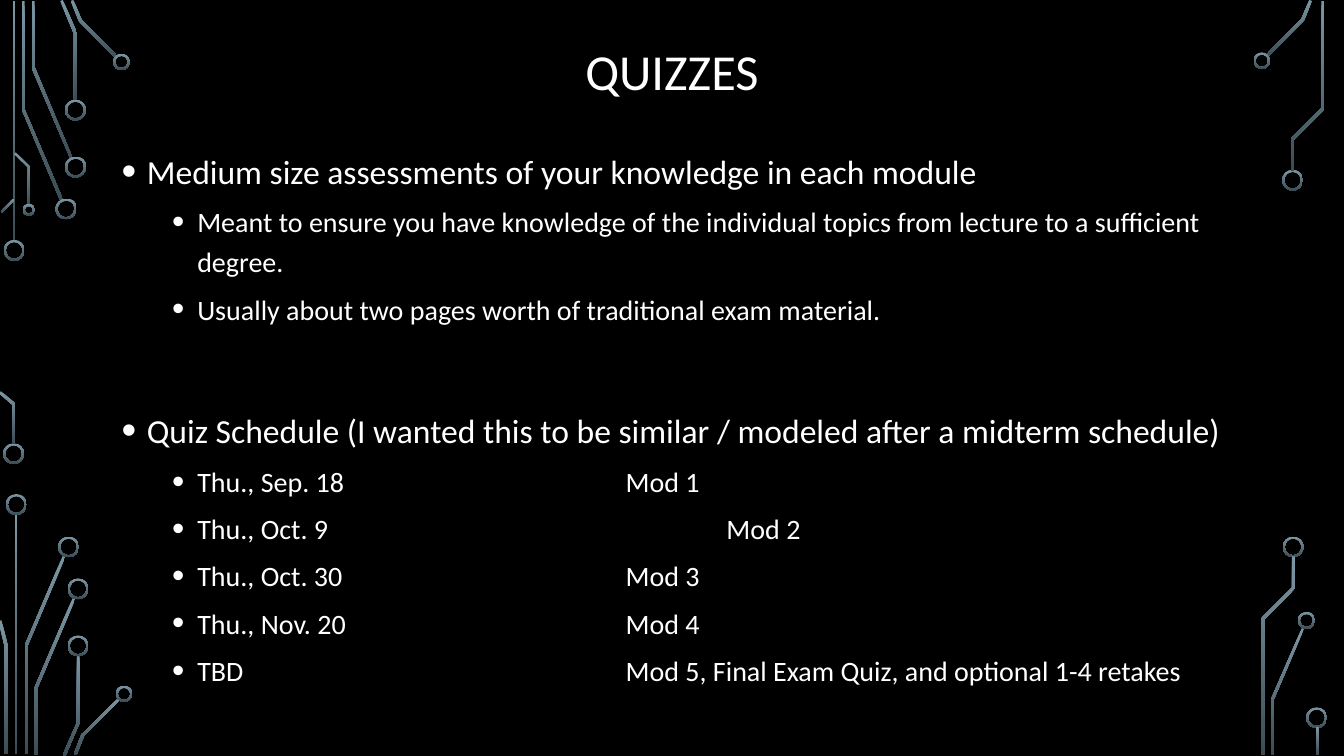
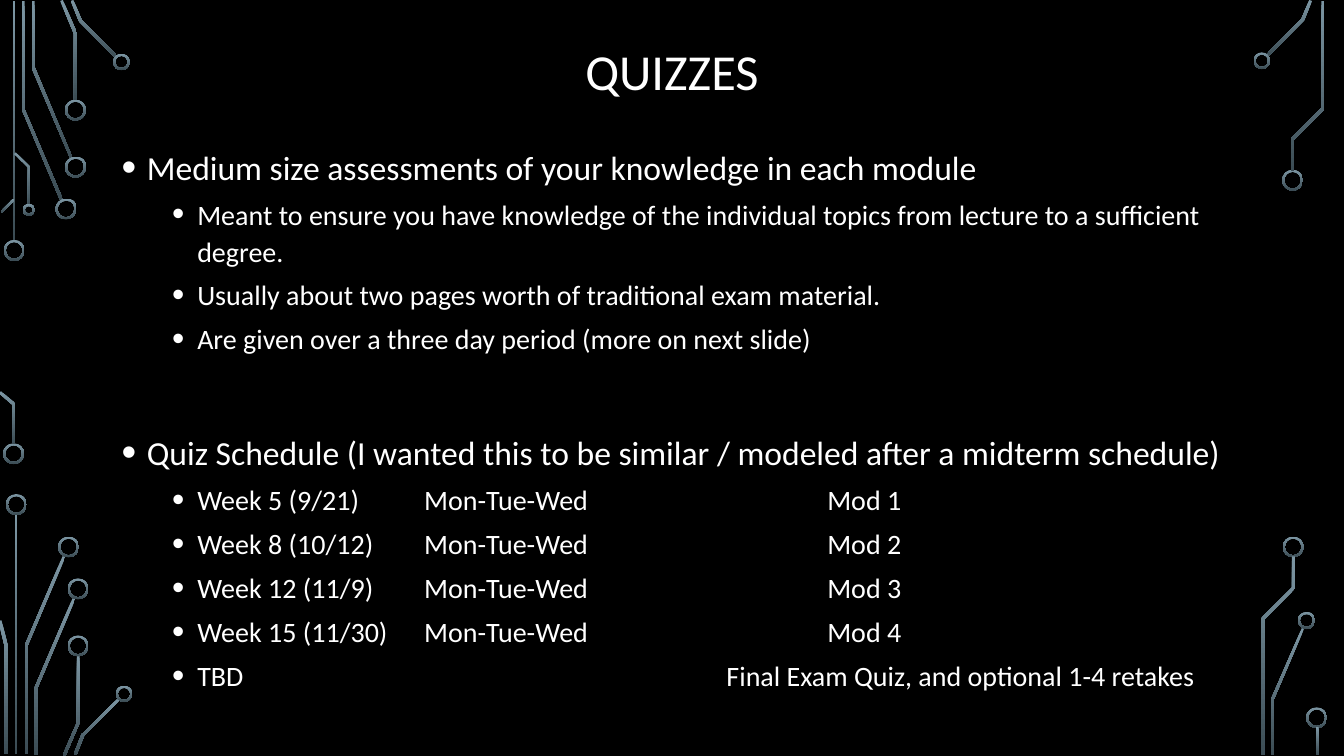
Before and after one commit to markfloryan/dmt2, a slide deck: slide 19 of slides/00-CourseIntroduction.pptx (slide 16 before the commit). Drawn at 1344x756 pixels with LibreOffice and Linux fonts; fonts in the diff are those of the drawing; background and template pictures are left out. Boxes give left, top, right and bottom in pixels: in the first picture for what was removed or moved away, otherwise in the second. Text is boxed around its words. In the diff, an @@ line names an element or a change of style, - is before the commit and + after.

```diff
--- a/slides/00-CourseIntroduction.pptx
+++ b/slides/00-CourseIntroduction.pptx
@@ text at (147, 156, 1220, 470): line spacing 1.2 to 1.1 @@
@@ text at (197, 328, 811, 354): paragraph added @@
+  • Are given over a three day period (more on next slide)
@@ text at (197, 489, 1194, 691): text changed @@
-  • Thu., Sep. 18 Mod 1
-  • Thu., Oct. 9 Mod 2
-  • Thu., Oct. 30 Mod 3
-  • Thu., Nov. 20 Mod 4
-  • TBD Mod 5, Final Exam Quiz, and optional 1-4 retakes
+  • Week 5 (9/21) Mon-Tue-Wed Mod 1
+  • Week 8 (10/12) Mon-Tue-Wed Mod 2
+  • Week 12 (11/9) Mon-Tue-Wed Mod 3
+  • Week 15 (11/30) Mon-Tue-Wed Mod 4
+  • TBD Final Exam Quiz, and optional 1-4 retakes
```
Also in this commit, not shown: 10 other slides changed, 6 slides added, 1 slide removed, 10 other files.
